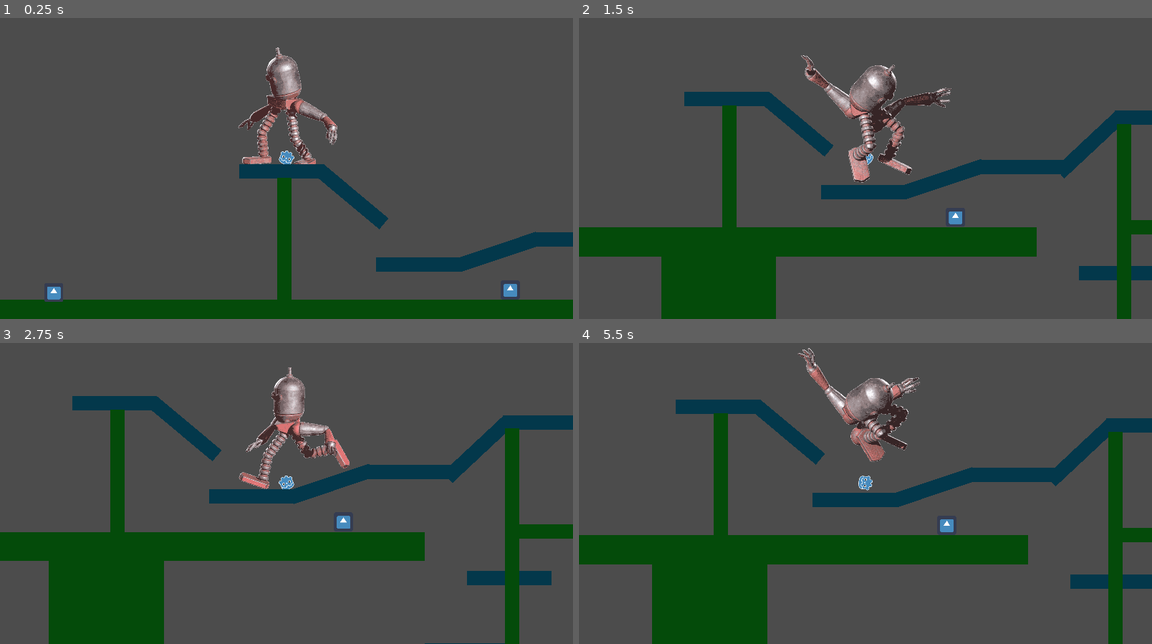
Above: before the commit, frames 1-4 (two rows, left to right).
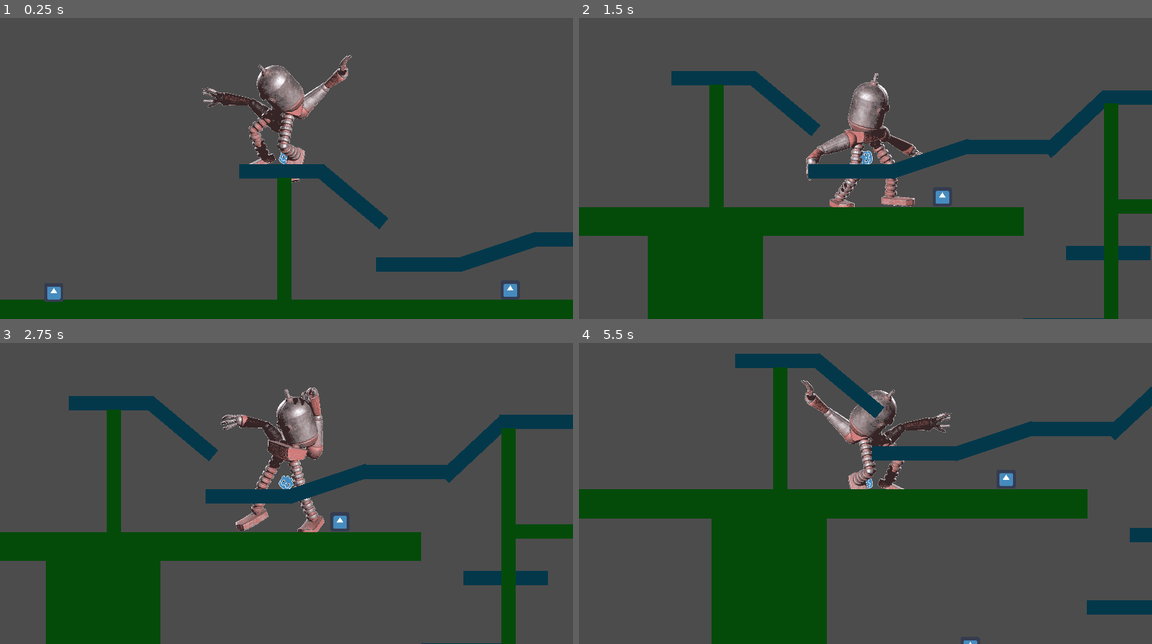
Above: after the commit, the same moments.

Repository: DeepHorizonsCL/perrobot
Game: Godot game, scene res://Scenes/Mapa.tscn
Two runs of this game, one before a commit and one after it. Both use one fixed random seed, a clock stepped at 60 frames per second and the inputs below. The engine's default icon, where the game draws it, is replaced by a stand-in: a white triangle on a blue panel in a dark square.
Inputs:
- Up to frame 1 (0.25 s): no input
- Up to frame 2 (1.5 s): tap Enter (ui_accept) at 0.5, 1.35 s; hold Enter (ui_accept) 0.53-1.28 s; hold Right (ui_right) from 0.53 s (still down)
- Up to frame 3 (2.75 s): tap Enter (ui_accept) at 1.52, 1.82 s; release Right (ui_right) at 2.03 s; hold Left (ui_left) from 2.03 s (still down); hold Enter (ui_accept) from 2.03 s (still down)
- Up to frame 4 (5.5 s): release Left (ui_left) at 2.78 s; release Enter (ui_accept) at 2.78 s; hold Right (ui_right) 2.78-4.28 s; tap Enter (ui_accept) at 2.85, 3.02, 3.32, 4.35, 4.52, 4.82 s; hold Enter (ui_accept) 3.53-4.28 s; hold Left (ui_left) 4.28-5.03 s; hold Right (ui_right) from 5.03 s (still down); hold Enter (ui_accept) from 5.03 s (still down)

The runs differ from the first frame. In frame 1, 3.3% of the frame differs, in the area x 35-62%, y 9-55%; in frame 2, 28%; in frame 3, 6.3%; in frame 4, 35%, in the area x 0-100%, y 1-100%.

Commit message:
ADD: Anim Presalto

Diff:
--- a/Objects/Player/roboto.tscn
+++ b/Objects/Player/roboto.tscn
@@ -67,7 +67,7 @@
 [ext_resource path="res://Sprites/roboto/chikito/idle_chikito/Idle_chikito0010.png" type="Texture" id=65]
 [ext_resource path="res://Sprites/roboto/chikito/saltando/presalto/saltando_chikito0001.png" type="Texture" id=66]
 [ext_resource path="res://Sprites/roboto/chikito/saltando/presalto/saltando_chikito0002.png" type="Texture" id=67]
-[ext_resource path="res://Sprites/roboto/chikito/saltando/land/saltando_chikito0016.png" type="Texture" id=68]
+[ext_resource path="res://Sprites/roboto/chikito/saltando/postsalto/saltando_chikito0016.png" type="Texture" id=68]
 [ext_resource path="res://Sprites/roboto/chikito/saltando/land/saltando_chikito0019.png" type="Texture" id=69]
 [ext_resource path="res://Sprites/roboto/chikito/saltando/presalto/saltando_chikito0003.png" type="Texture" id=70]
 [ext_resource path="res://Sprites/roboto/chikito/idle_chikito/Idle_chikito0013.png" type="Texture" id=71]
@@ -92,9 +92,24 @@
 
 [sub_resource type="SpriteFrames" id=2]
 animations = [ {
-"frames": [ ExtResource( 68 ), ExtResource( 60 ), ExtResource( 30 ), ExtResource( 69 ), ExtResource( 18 ), ExtResource( 74 ), ExtResource( 53 ), ExtResource( 49 ), ExtResource( 28 ), ExtResource( 32 ), ExtResource( 33 ), ExtResource( 62 ) ],
+"frames": [ ExtResource( 59 ), ExtResource( 76 ), ExtResource( 29 ), ExtResource( 38 ), ExtResource( 78 ) ],
+"loop": false,
+"name": "jump",
+"speed": 15.0
+}, {
+"frames": [ ExtResource( 60 ), ExtResource( 30 ), ExtResource( 69 ), ExtResource( 18 ), ExtResource( 74 ), ExtResource( 53 ), ExtResource( 49 ), ExtResource( 28 ), ExtResource( 32 ), ExtResource( 33 ), ExtResource( 62 ) ],
 "loop": false,
 "name": "land",
+"speed": 15.0
+}, {
+"frames": [ ExtResource( 35 ), ExtResource( 48 ), ExtResource( 68 ) ],
+"loop": false,
+"name": "post_jump",
+"speed": 5.0
+}, {
+"frames": [ ExtResource( 43 ), ExtResource( 40 ), ExtResource( 34 ), ExtResource( 75 ), ExtResource( 25 ), ExtResource( 17 ), ExtResource( 19 ), ExtResource( 55 ), ExtResource( 20 ), ExtResource( 36 ), ExtResource( 50 ), ExtResource( 84 ), ExtResource( 79 ), ExtResource( 80 ), ExtResource( 81 ), ExtResource( 82 ), ExtResource( 83 ), ExtResource( 86 ), ExtResource( 85 ) ],
+"loop": true,
+"name": "walk",
 "speed": 15.0
 }, {
 "frames": [ ExtResource( 22 ), ExtResource( 66 ), ExtResource( 67 ), ExtResource( 70 ), ExtResource( 51 ), ExtResource( 54 ), ExtResource( 52 ), ExtResource( 39 ), ExtResource( 24 ) ],
@@ -102,24 +117,9 @@
 "name": "pre_jump",
 "speed": 15.0
 }, {
-"frames": [ ExtResource( 43 ), ExtResource( 40 ), ExtResource( 34 ), ExtResource( 75 ), ExtResource( 25 ), ExtResource( 17 ), ExtResource( 19 ), ExtResource( 55 ), ExtResource( 20 ), ExtResource( 36 ), ExtResource( 50 ), ExtResource( 84 ), ExtResource( 79 ), ExtResource( 80 ), ExtResource( 81 ), ExtResource( 82 ), ExtResource( 83 ), ExtResource( 86 ), ExtResource( 85 ) ],
-"loop": true,
-"name": "walk",
-"speed": 15.0
-}, {
-"frames": [ ExtResource( 35 ), ExtResource( 48 ) ],
-"loop": false,
-"name": "post_jump",
-"speed": 5.0
-}, {
 "frames": [ ExtResource( 12 ), ExtResource( 13 ), ExtResource( 14 ), ExtResource( 15 ), ExtResource( 16 ), ExtResource( …(426 unchanged characters)…
 "loop": true,
 "name": "Idle",
-"speed": 15.0
-}, {
-"frames": [ ExtResource( 59 ), ExtResource( 76 ), ExtResource( 29 ), ExtResource( 38 ), ExtResource( 78 ) ],
-"loop": false,
-"name": "jump",
 "speed": 15.0
 } ]
 
@@ -189,6 +189,7 @@
 position = Vector2( 2.1966, -163.918 )
 frames = SubResource( 2 )
 animation = "Idle"
-frame = 14
+frame = 16
 playing = true
 [connection signal="timeout" from="TimerInmune" to="." method="_on_TimerInmune_timeout"]
+[connection signal="animation_finished" from="ani_cabeza_brazos_piernas" to="." method="_on_ani_cabeza_brazos_piernas_animation_finished"]
--- a/Scripts/playerController.gd
+++ b/Scripts/playerController.gd
@@ -14,17 +14,18 @@
 #movimiento en los ejes
 var move_x = 0
 var move_y = 0
-var gravity_val = 24000
+var gravity_val = 1000
 var gravity = 0
 
 
-export var tope = 700
-export var coldownDamage = 0.45
-export var coldownGrab = 0.12
+var tope = 700
+var topeIni = 500
+var topeMax = 700
 var subida = 0
 
 #Variables que afectan al movimiento
 var speed = 125
+var prejump = false
 var jump = false
 var saltando = false
 var postsalto = false
@@ -100,6 +101,9 @@
 	if cantidad_brazos == 2 and cantidad_piernas == 2 and cantidad_torso == 1:
 		updateRoboto("cuerpo-entero")
 
+func animation_finished():
+	print ("Hola")
+
 
 func updateRoboto(tranformacion):
 
@@ -108,8 +112,8 @@
 	match tranformacion:
 		"cabeza":
 			speed = 125
-			gravity_val = 24000
-			tope = 512
+			topeIni = 1242
+			topeMax = 1242
 			correr_value = 1
 
 			dificultadsalto_value = 0
@@ -134,8 +138,9 @@
 
 		"cabeza-brazo":
 			speed = 625
-			gravity_val = 24000
-			tope = 1200
+			topeIni = 2500
+			topeMax = 5200
+
 			correr_value = 1
 
 			dificultadsalto_value = 0.45
@@ -157,8 +162,8 @@
 
 		"cabeza-2brazos":
 			speed = 645
-			gravity_val = 24000
-			tope = 1300
+			topeIni = 2500
+			topeMax = 5400
 			correr_value = 1
 
 			dificultadsalto_value = 0.45
@@ -180,8 +185,8 @@
 
 		"cabeza-pierna":
 			speed = 725
-			gravity_val = 24000
-			tope = 1412
+			topeIni = 2500
+			topeMax = 6000
 			correr_value = 1.12
 
 			dificultadsalto_value = 0.65
@@ -203,8 +208,8 @@
 
 		"cabeza-2piernas":
 			speed = 725
-			gravity_val = 24000
-			tope = 1512
+			topeIni = 2500
+			topeMax = 6200
 			correr_value = 1.12
 
 			dificultadsalto_value = 0.65
@@ -227,8 +232,8 @@
 
 		"cabeza-brazos_piernas":
 			speed = 725
-			gravity_val = 24000
-			tope = 1412
+			topeIni = 2500
+			topeMax = 6400
 			correr_value = 1.12
 
 			dificultadsalto_value = 0.85
@@ -251,8 +256,8 @@
 
 		"cabeza-torso":
 			speed = 812
-			gravity_val = 24000
-			tope = 1120
+			topeIni = 2500
+			topeMax = 5000
 			correr_value = 2.24
 
 			dificultadsalto_value = 1
@@ -274,8 +279,8 @@
 
 		"cabeza-torso-brazos":
 			speed = 812
-			gravity_val = 24000
-			tope = 1412
+			topeIni = 2500
+			topeMax = 5300
 			correr_value = 2.24
 
 			dificultadsalto_value = 1
@@ -297,8 +302,8 @@
 
 		"cabeza-torso-piernas":
 			speed = 812
-			gravity_val = 24000
-			tope = 1512
+			topeIni = 2500
+			topeMax = 6500
 			correr_value = 2.24
 
 			dificultadsalto_value = 1
@@ -320,8 +325,8 @@
 
 		"cuerpo-entero":
 			speed = 812
-			gravity_val = 24000
-			tope = 1600
+			topeIni = 2500
+			topeMax = 6800
 			correr_value = 2.24
 
 			dificultadsalto_value = 1
@@ -349,7 +354,7 @@
 
 	if estado_robot == "cabeza":
 		move_x = ( pres ) * speed * correr * dificultadsalto * move + empuje
-	elif estado_robot == "cabeza-pierna" or estado_robot == "cabeza-torso" :
+	elif estado_robot == "cabeza-torso" :
 		if not is_on_floor():
 			move_x = ( int(Input.is_action_pressed("ui_right")) - int(Input.is_action_pressed("ui_left")) ) * speed * correr * dificultadsalto * devolverseEnSalto * move + empuje
 		else:
@@ -379,17 +384,17 @@
 		dificultadsalto = 1
 		dirSalto = dir
 		jump = true
-		if move_x == 0:
-			actual_ani.animation = "Idle"
-		else:
-			if saltando == false:
-				actual_ani.animation = "walk"
+		#if move_x == 0 and prejump == false:
+		#	actual_ani.animation = "Idle"
+		#else:
+		#	if saltando == false:
+		#		actual_ani.animation = "walk"
 	else:
 		if dir == dirSalto:
 			devolverseEnSalto = 1
 		else:
 			devolverseEnSalto = devolverEnSalto_value
-		print ("dirSalto " + str(dirSalto == dir) + " " + str(dirSalto) + " VS "+ str(dir))
+		#print ("dirSalto " + str(dirSalto == dir) + " " + str(dirSalto) + " VS "+ str(dir))
 #Correr
 	if Input.is_action_pressed("ui_run"):
 		#print("running")
@@ -403,35 +408,44 @@
 
 #Saltos
 
-	if Input.is_action_just_pressed("ui_accept") and is_on_floor() and jump == true:
+	if Input.is_action_just_pressed("ui_accept") and is_on_floor() and jump == true and prejump == false:
 		#print("salto")
+		dirSalto = dir
+		tope = topeIni
+		#print ("dir " + str(dir) + " dirSalto " + str(dirSalto))
+		actual_ani.animation = "pre_jump"
+
+	if Input.is_action_pressed("ui_accept") and is_on_floor():
+		move = 0
+		jump = false
+		prejump = true
+		if tope < topeMax:
+			tope += 12
+			print ("tope: " +  str(tope))
+
+		empuje = 0
+
+
+
+	elif Input.is_action_just_released("ui_accept") and prejump:
+		move = 1
+		print("comence el salto")
+		prejump = false
 		saltando = true
-		dirSalto = dir
-		print ("dir " + str(dir) + " dirSalto " + str(dirSalto))
-		actual_ani.animation = "pre_jump"
-
-	if Input.is_action_pressed("ui_accept") and move != 0:
-		jump = false
-		empuje = 0
-
-		if saltando:
-			dificultadsalto = dificultadsalto_value
-			if subida < tope*0.95:
-				actual_ani.animation = "jump"
-				if estado_robot == "cabeza" :
-					subida = lerp(subida,tope, 0.1)
-				else:
-					subida = lerp(subida,tope, 0.1)
-			else:
-				saltando = false
-
-
-	elif Input.is_action_just_released("ui_accept") and saltando:
-		saltando = false
-
-	if not saltando:
-		subida = 0
-		gravity = gravity_val * delta
+
+
+	if saltando:
+		move = 1
+		prejump = false
+		if subida < tope:
+			subida += 120
+		else:
+			saltando = false
+			tope = 0
+			subida = 0
+		print (" subida: " +  str(subida) + " VS tope: " + str(tope)  )
+	else :
+		gravity = gravity_val
 		if not is_on_floor():
 			actual_ani.animation = "post_jump"
 		#print (gravity)
@@ -499,3 +513,13 @@
 
 	get_parent().add_child(nuevaparte)
 	nuevaparte.position +=  Vector2(position.x+distancia, position.y)
+
+
+
+
+func _on_ani_cabeza_brazos_piernas_animation_finished():
+	if $ani_cabeza_brazos_piernas.animation == "pre_jump" and prejump == true:
+		print("comence el salto")
+		prejump = false
+		saltando = true
+		move = 1
Renamed: Sprites/roboto/chikito/saltando/land/saltando_chikito0016.png -> Sprites/roboto/chikito/saltando/postsalto/saltando_chikito0016.png
Not shown, changed: Scenes/Camera2D.vs
